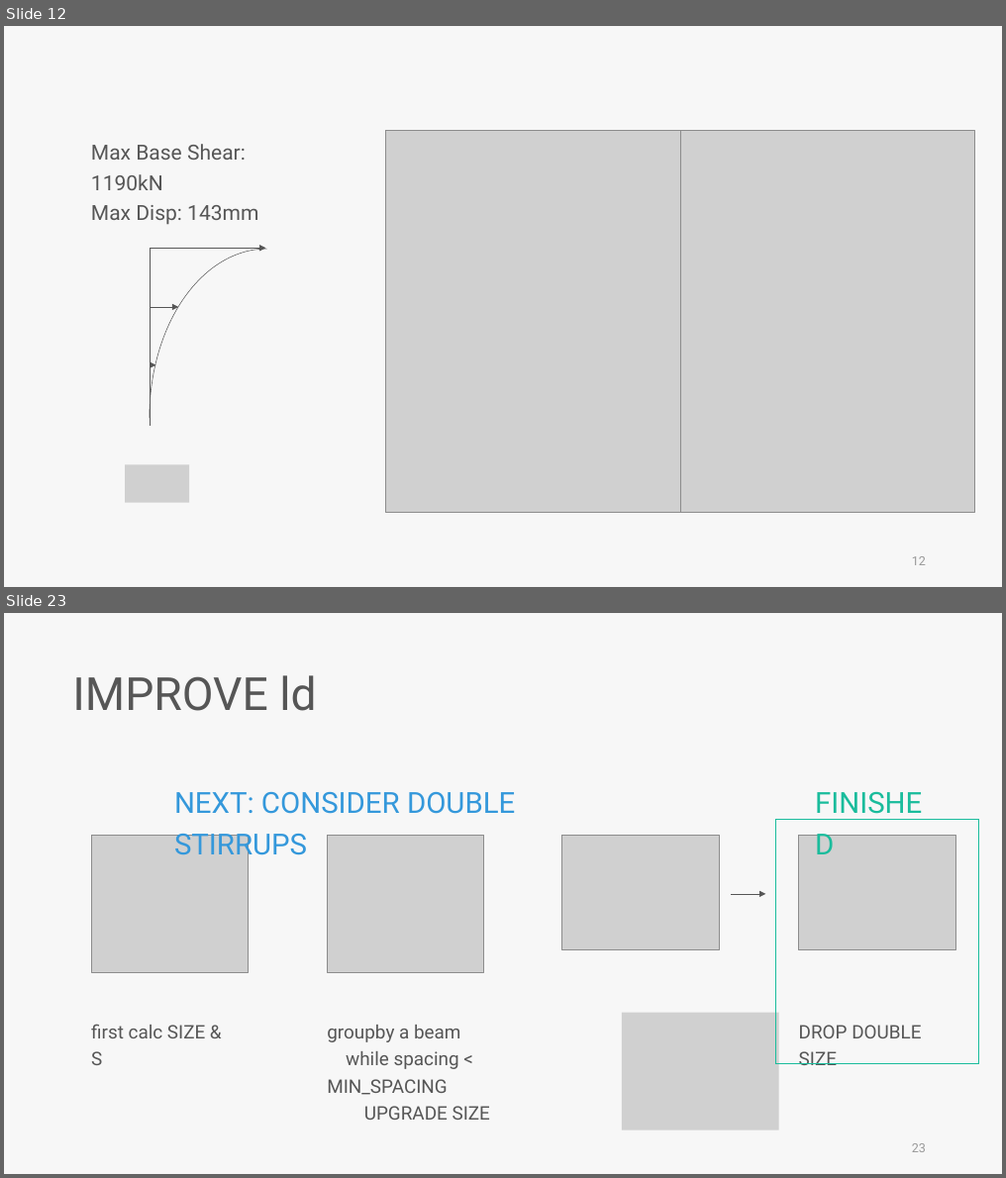
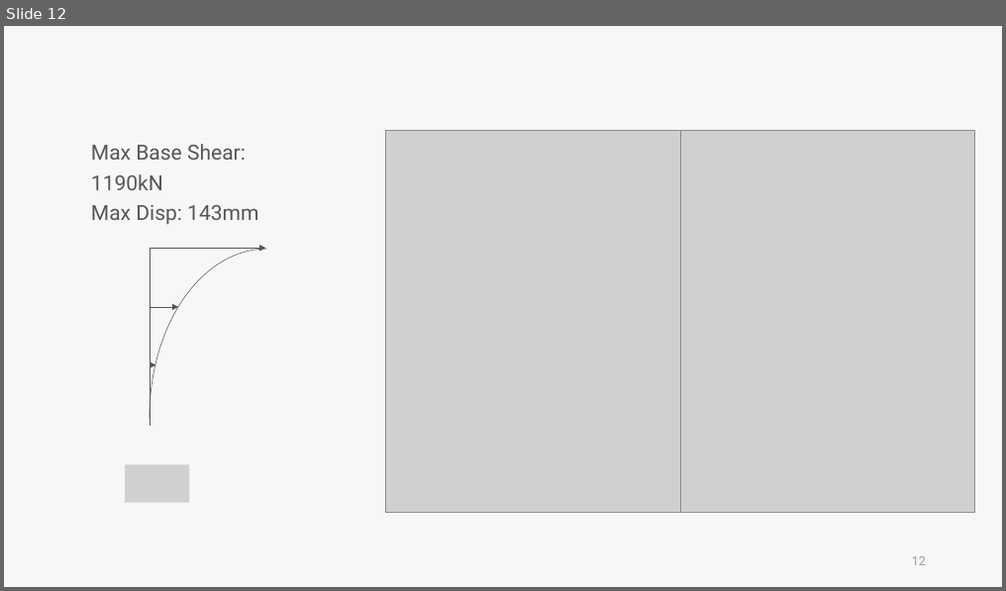
Before and after one commit to skyran1278/VbaProject, a slide deck: 20180126_SmartCut/Meeting/20181221 Meeting/20181221 Meeting mac.pptx. Shown one above the other, each under a label of ours: slides 12 and 23 before the commit, slide 12 after it; the slides between them are not shown. The pictures are 1006x1178 and 1006x591 pixels, drawn with LibreOffice and Linux fonts; fonts in the diff are those of the drawing; grey boxes stand for pictures. Boxes give left, top, right and bottom in pixels: in the first picture for what was removed or moved away, otherwise in the second. Text is boxed around its words. In the diff, an @@ line names an element or a change of style, - is before the commit and + after.

```diff
--- a/20180126_SmartCut/Meeting/20181221 Meeting/20181221 Meeting mac.pptx
+++ b/20180126_SmartCut/Meeting/20181221 Meeting/20181221 Meeting mac.pptx
@@ slide 23 removed at [4,613,1002,1174], background #F7F7F7 @@
@@ text removed at [72,675,316,711] @@
-IMPROVE ld
@@ text removed at [816,774,940,820] @@
-FINISHED
@@ text removed at [174,792,515,862] @@
-NEXT: CONSIDER DOUBLE STIRRUPS
@@ rectangle removed at [776,820,979,1064] @@
@@ picture removed at [91,836,249,972] @@
@@ picture removed at [328,836,484,972] @@
@@ picture removed at [562,836,720,950] @@
@@ picture removed at [799,836,956,950] @@
@@ arrow removed from (731, 894) to (766, 894) @@
@@ text removed at [91,1024,205,1065] @@
-first calc SIZE & S
@@ text removed at [327,1025,490,1120] @@
-groupby a beam
-while spacing < MIN_SPACING
-UPGRADE SIZE
@@ picture removed at [622,1013,779,1131] @@
@@ text removed at [799,1025,921,1065] @@
-DROP DOUBLE SIZE
@@ page number removed at [912,1144,926,1153] @@
-23
```
Also in this commit, not shown: 4 slides changed, 6 slides added, 26 other slides removed, 2 other files.
